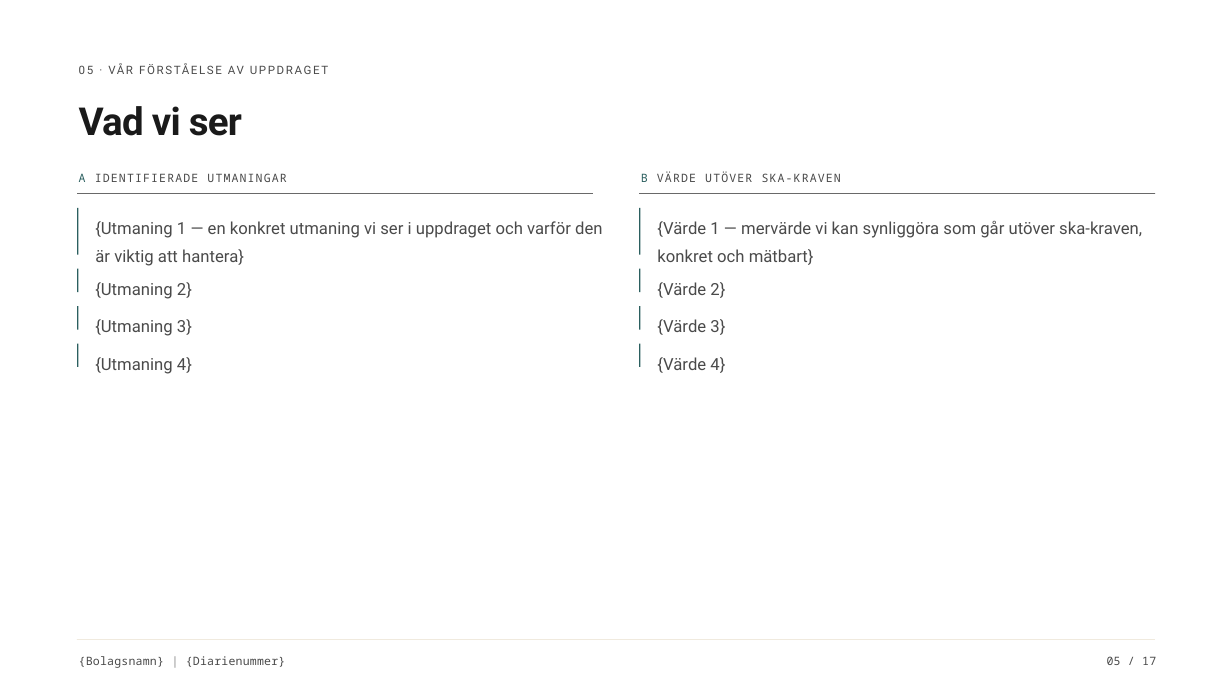
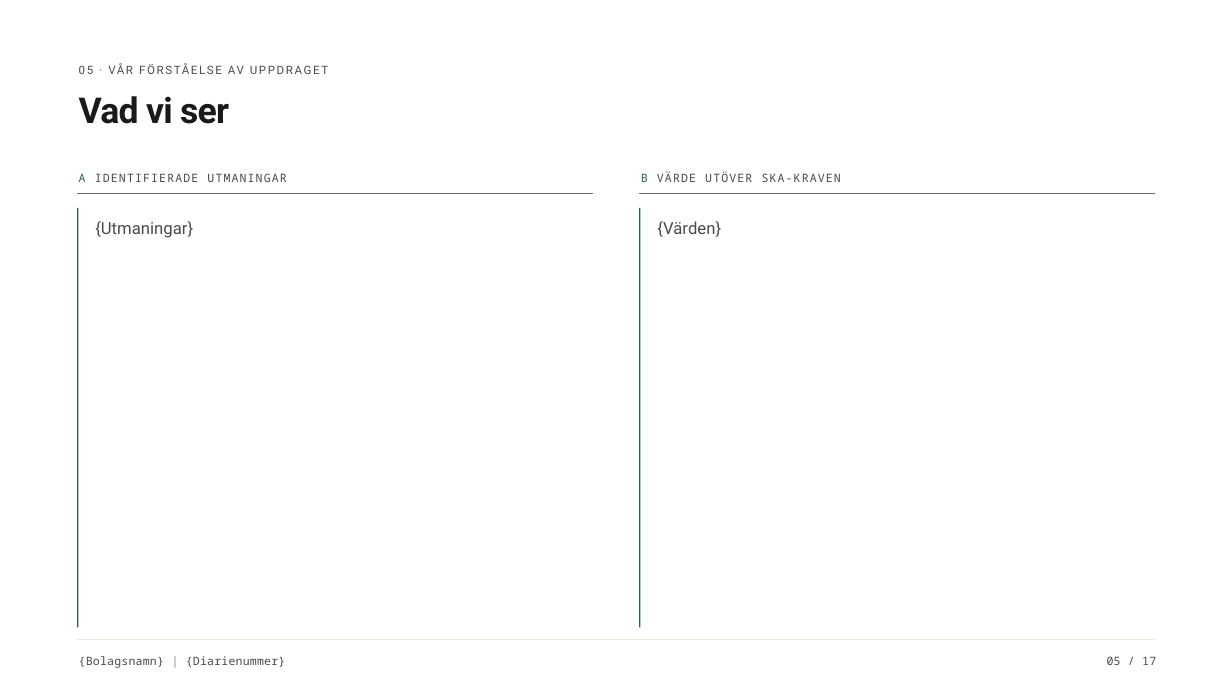
Before and after one commit to DaVincisfather/bidsmith, a slide deck: slide 5 of templates/anbudsmall-v2.pptx. Drawn at 1232x693 pixels with LibreOffice and Linux fonts; fonts in the diff are those of the drawing. Boxes give left, top, right and bottom in pixels: in the first picture for what was removed or moved away, otherwise in the second. Text is boxed around its words. In the diff, an @@ line names an element or a change of style, - is before the commit and + after.

```diff
--- a/templates/anbudsmall-v2.pptx
+++ b/templates/anbudsmall-v2.pptx
@@ text "Vad vi ser" at (79, 96, 229, 124): size 45 to 41.6 pt; line spacing 1.05 to 0.85 @@
@@ rectangle: place and size @@
-rectangle at (77, 208, 78, 255)
+rectangle at (77, 208, 78, 627)
@@ rectangle: place and size @@
-rectangle at (639, 344, 641, 367)
+rectangle at (639, 208, 641, 628)
@@ text removed at (95, 221, 602, 266) @@
-{Utmaning 1 — en konkret utmaning vi ser i uppdraget och varför den är viktig att hantera}
@@ text added at (95, 221, 193, 238), 19.5 pt, text #4A4A4A @@
+{Utmaningar}
@@ text removed at (657, 221, 1142, 265) @@
-{Värde 1 — mervärde vi kan synliggöra som går utöver ska-kraven, konkret och mätbart}
@@ text added at (657, 221, 721, 237), 19.5 pt, text #4A4A4A @@
+{Värden}
@@ text removed at (95, 282, 192, 299) @@
-{Utmaning 2}
@@ text removed at (657, 282, 725, 298) @@
-{Värde 2}
@@ rectangle removed at (77, 306, 78, 330) @@
@@ text removed at (95, 319, 192, 336) @@
-{Utmaning 3}
@@ rectangle removed at (639, 306, 641, 330) @@
@@ text removed at (657, 319, 725, 335) @@
-{Värde 3}
@@ text removed at (95, 357, 192, 374) @@
-{Utmaning 4}
@@ text removed at (657, 357, 725, 373) @@
-{Värde 4}
```
Also in this commit, not shown: 16 other slides changed, 5 other files.
